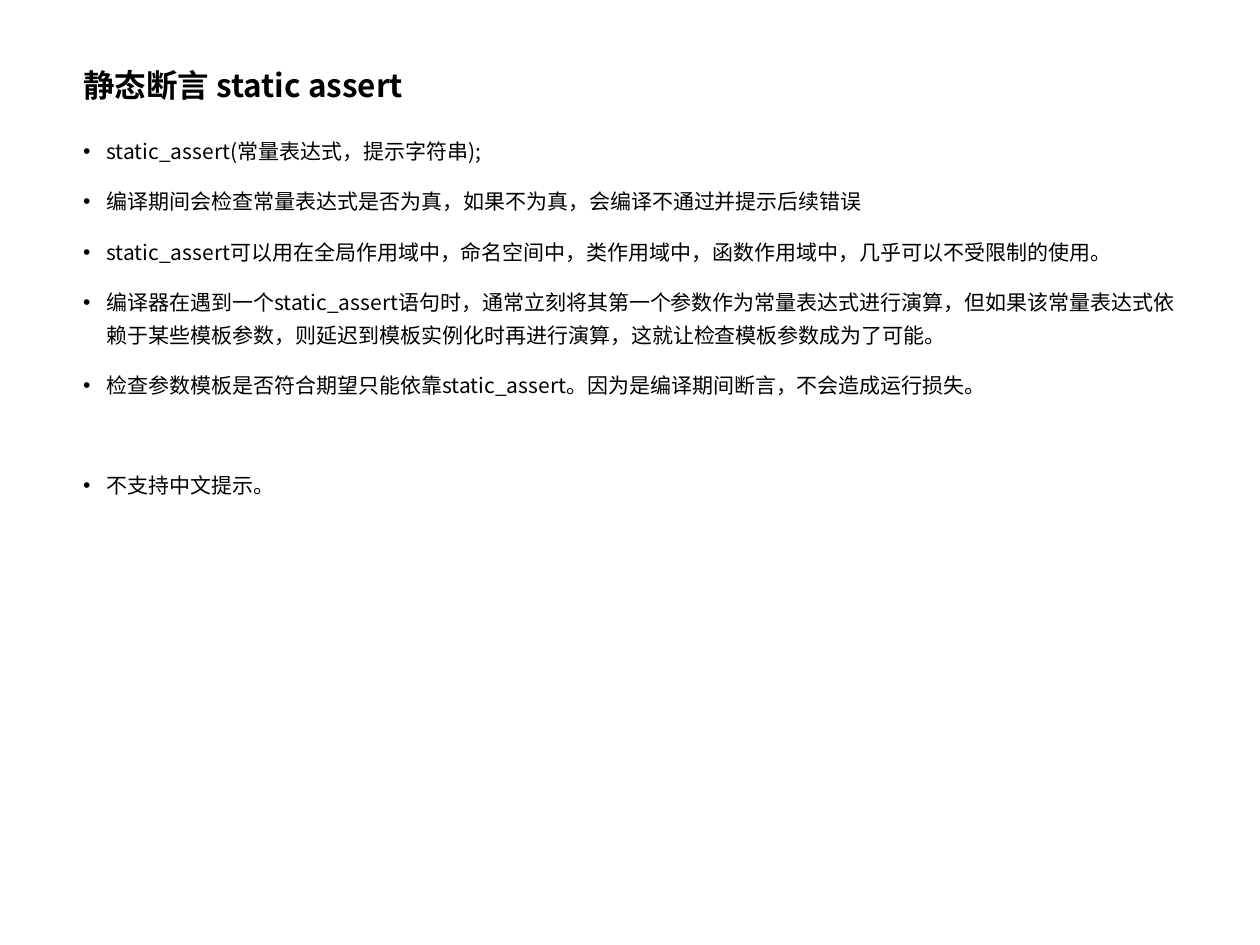
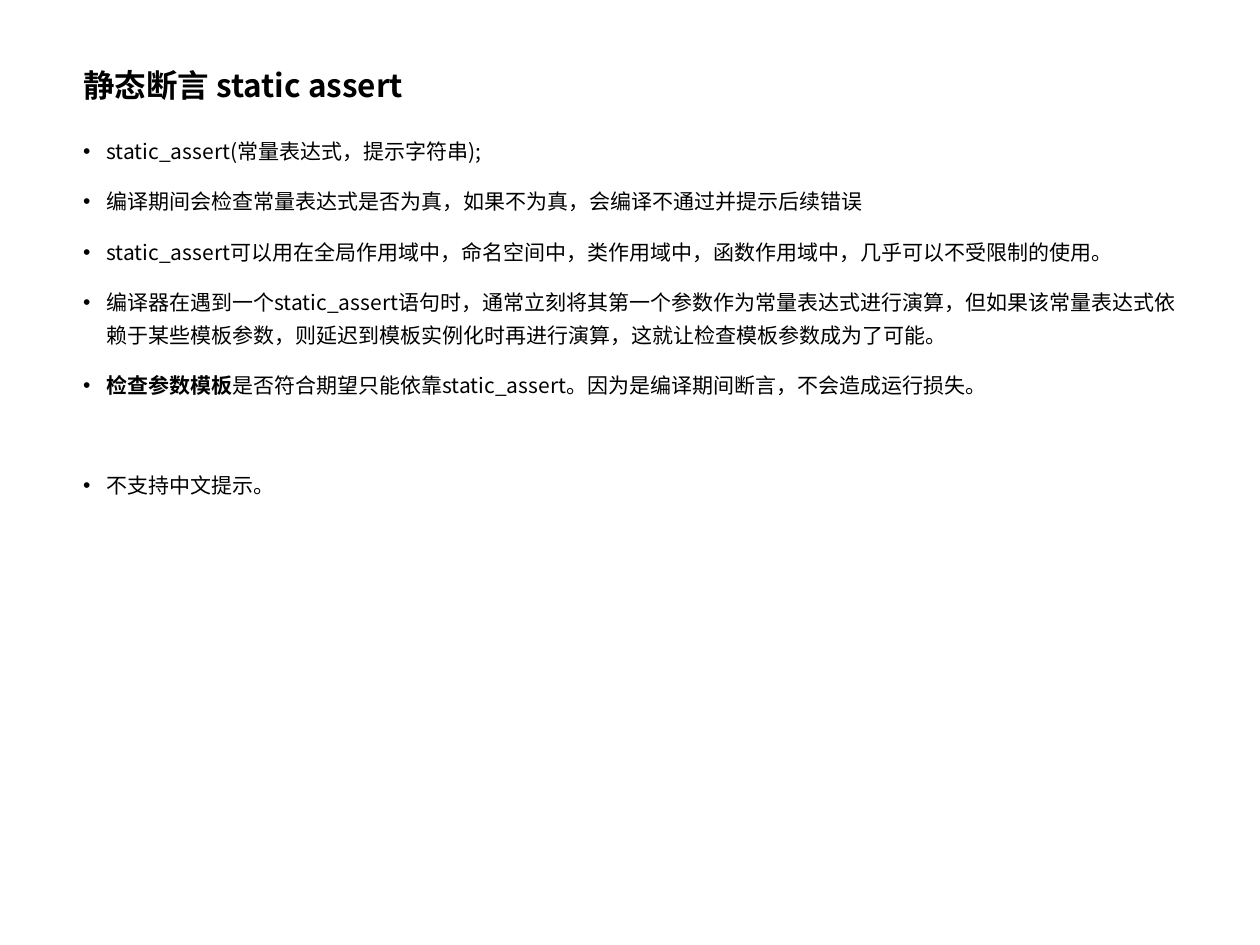
Before and after one commit to pointer1618/projects, a slide deck: slide 37 of lan7/c++11特性.ppt (slide 35 before the commit). Drawn at 1260x945 pixels with LibreOffice and Linux fonts; fonts in the diff are those of the drawing; background and template pictures are left out. Boxes give left, top, right and bottom in pixels: in the first picture for what was removed or moved away, otherwise in the second. Text is boxed around its words. In the diff, an @@ line names an element or a change of style, - is before the commit and + after.

```diff
--- a/lan7/c++11特性.ppt
+++ b/lan7/c++11特性.ppt
@@ text at bbox=[107, 375, 987, 396]: bold on in "检查参数模板是否符合期望只能依靠static_assert。因为是编译期间断言，不会造成运行损失。" @@
```
Also in this commit, not shown: 9 other slides changed, 4 slides added.
